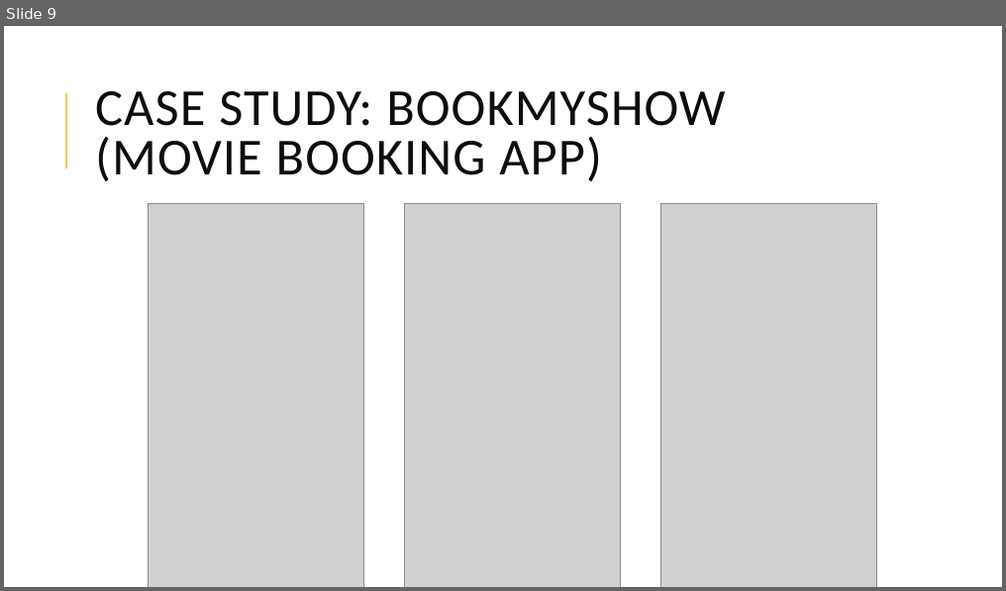
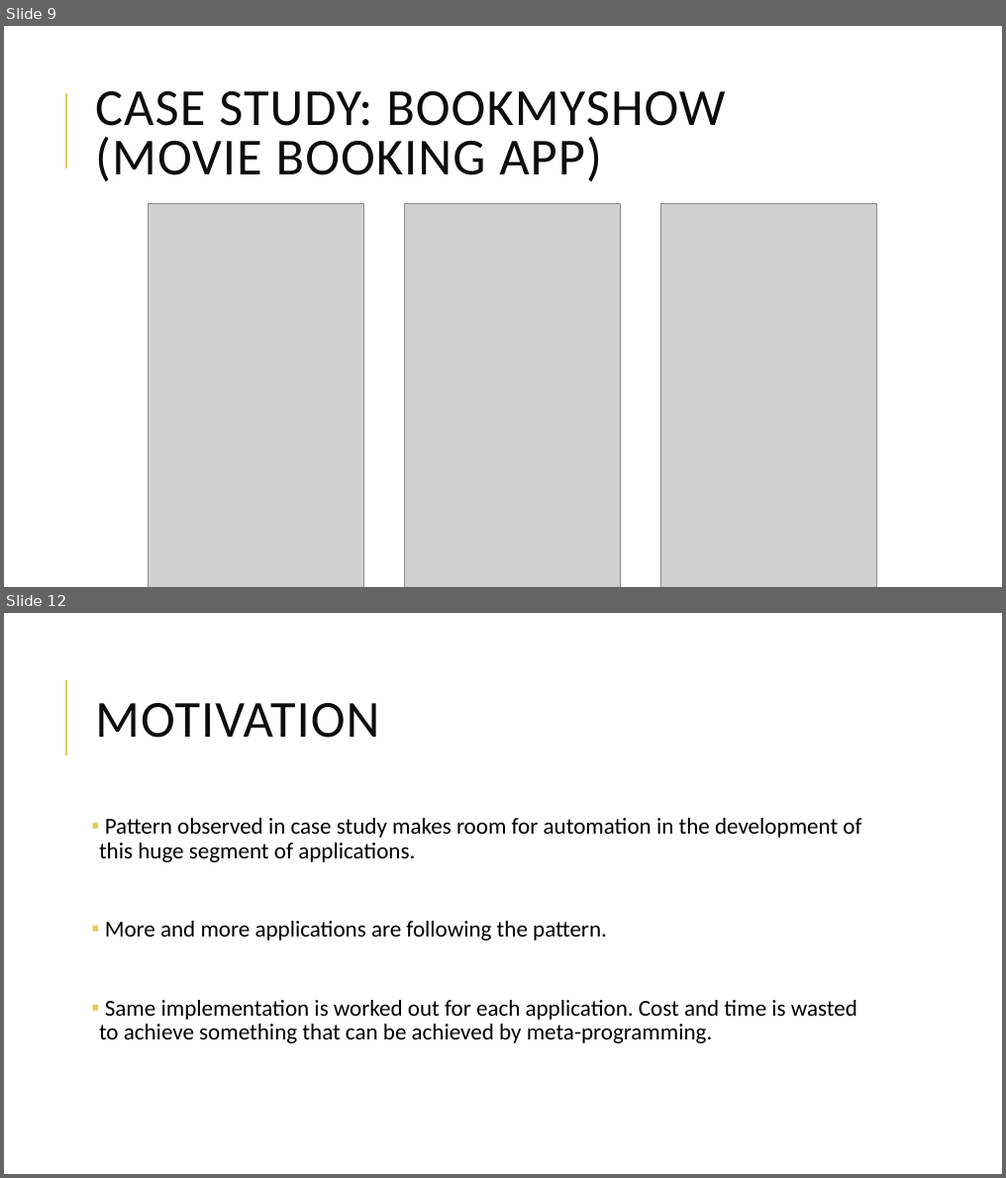
Before and after one commit to bogas04/MVP-Generator, a slide deck: docs/Final/Presentation.pptx. Shown one above the other, each under a label of ours: slide 9 before the commit, slides 9 and 12 after it; the slides between them are not shown. The pictures are 1006x591 and 1006x1178 pixels, drawn with LibreOffice and Linux fonts; fonts in the diff are those of the drawing; grey boxes stand for pictures. Boxes give left, top, right and bottom in pixels: in the first picture for what was removed or moved away, otherwise in the second. Text is boxed around its words. In the diff, an @@ line names an element or a change of style, - is before the commit and + after.

```diff
--- a/docs/Final/Presentation.pptx
+++ b/docs/Final/Presentation.pptx
@@ slide 12 added at box(4, 613, 1002, 1174), background #FFFFFF; not listed: 1 template element that a slide beside it also shows @@
@@ title added at box(95, 703, 379, 738), 50 pt, text #0D0D0D @@
+MOTIVATION
@@ text added at box(99, 818, 861, 1044), 22 pt, text #000000 @@
+▪ Pattern observed in case study makes room for automation in the development of this huge segment of applications.
+▪ More and more applications are following the pattern.
+▪ Same implementation is worked out for each application. Cost and time is wasted to achieve something that can be achieved by meta-programming.
```
Also in this commit, not shown: 12 slides changed, 19 other slides added, 11 slides removed.
